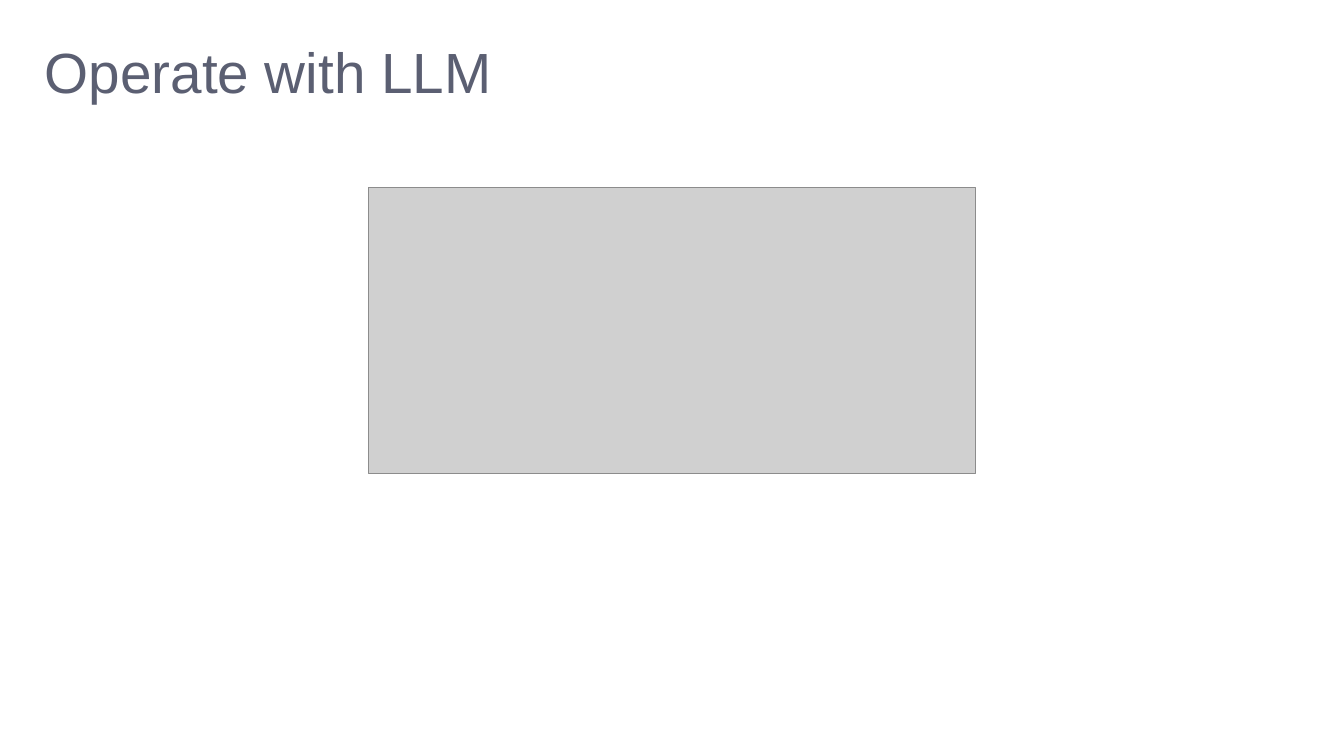
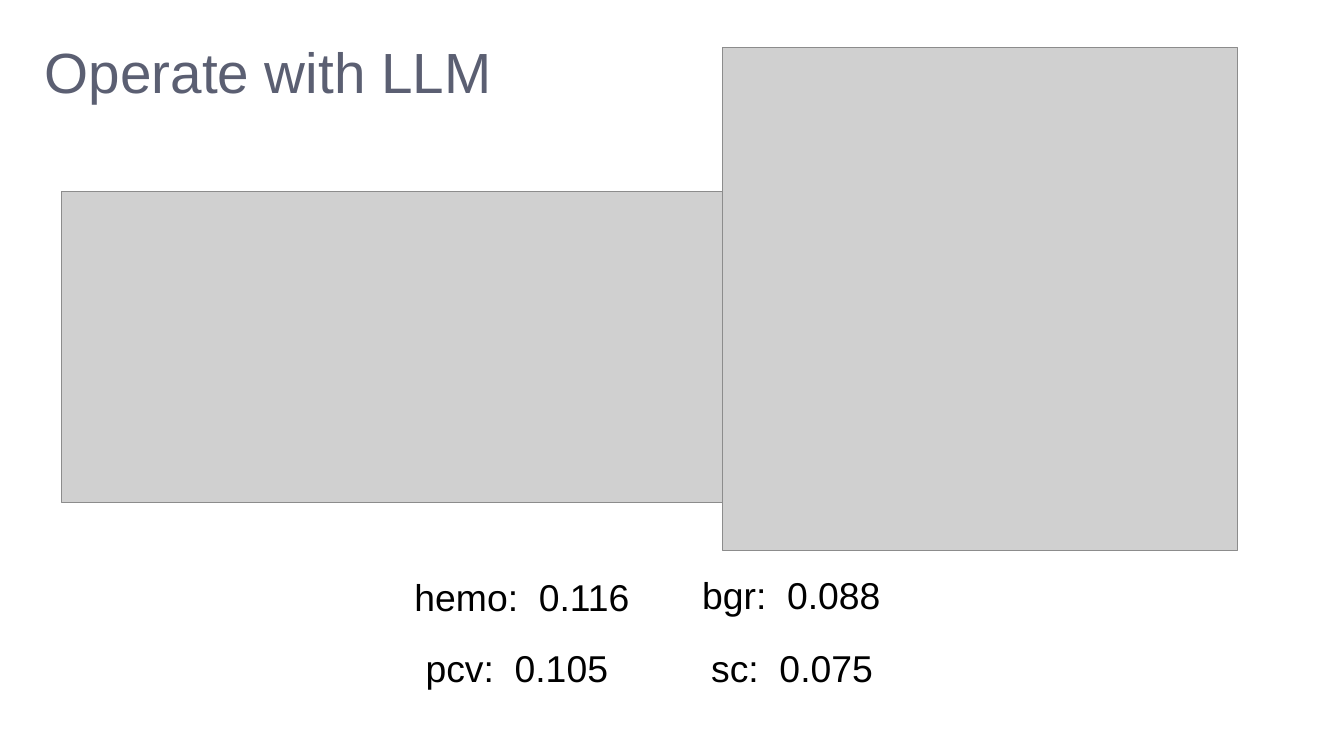
Before and after one commit to LeeMoofon0222/Vizuro_Intern, a slide deck: slide 15 of ckd_process/kidney_disease.pptx. Drawn at 1344x756 pixels with LibreOffice and Linux fonts; fonts in the diff are those of the drawing; grey boxes stand for pictures; background and template pictures are left out. Boxes give left, top, right and bottom in pixels: in the first picture for what was removed or moved away, otherwise in the second. Text is boxed around its words. In the diff, an @@ line names an element or a change of style, - is before the commit and + after.

```diff
--- a/ckd_process/kidney_disease.pptx
+++ b/ckd_process/kidney_disease.pptx
@@ picture added at [722,48,1238,550] @@
@@ picture: place and size @@
-picture at [368,187,976,473]
+picture at [62,192,722,502]
@@ text added at [414,584,630,612], 40 pt, text #000000 @@
+hemo: 0.116
@@ text added at [702,582,880,617], 40 pt, text #000000 @@
+bgr: 0.088
@@ text added at [426,656,608,690], 40 pt, text #000000 @@
+pcv: 0.105
@@ text added at [711,656,872,683], 40 pt, text #000000 @@
+sc: 0.075
```
Also in this commit, not shown: 5 other slides changed, 1 slide removed, 3 other files.
